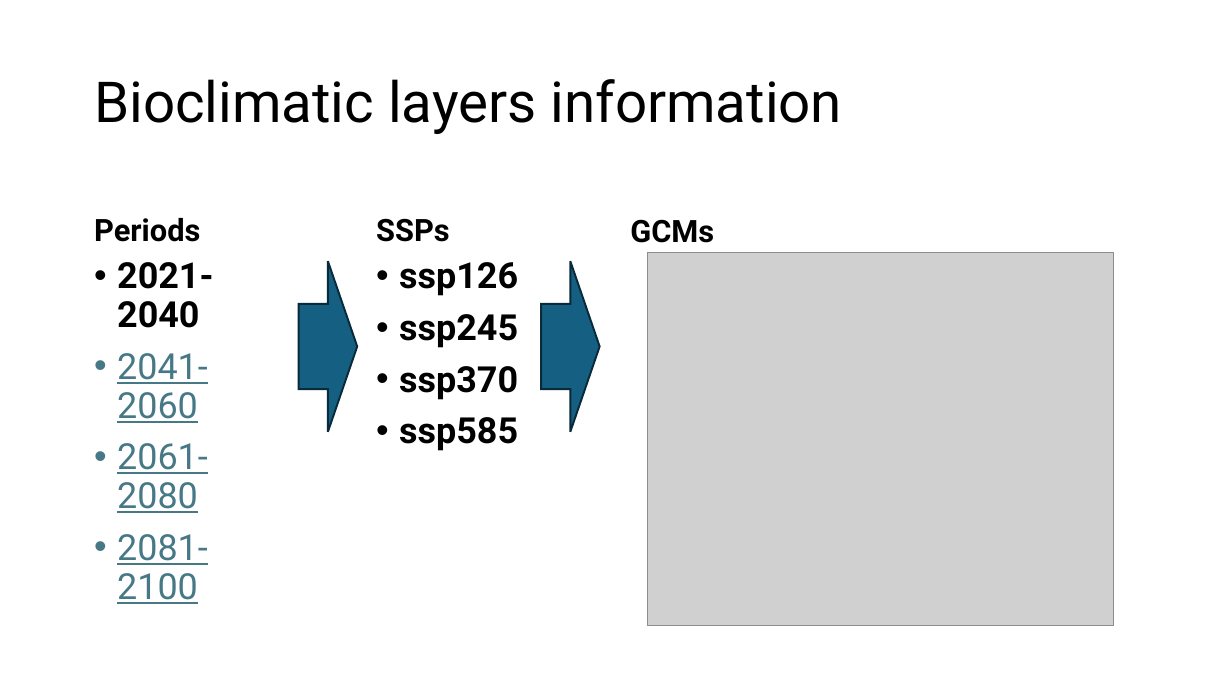
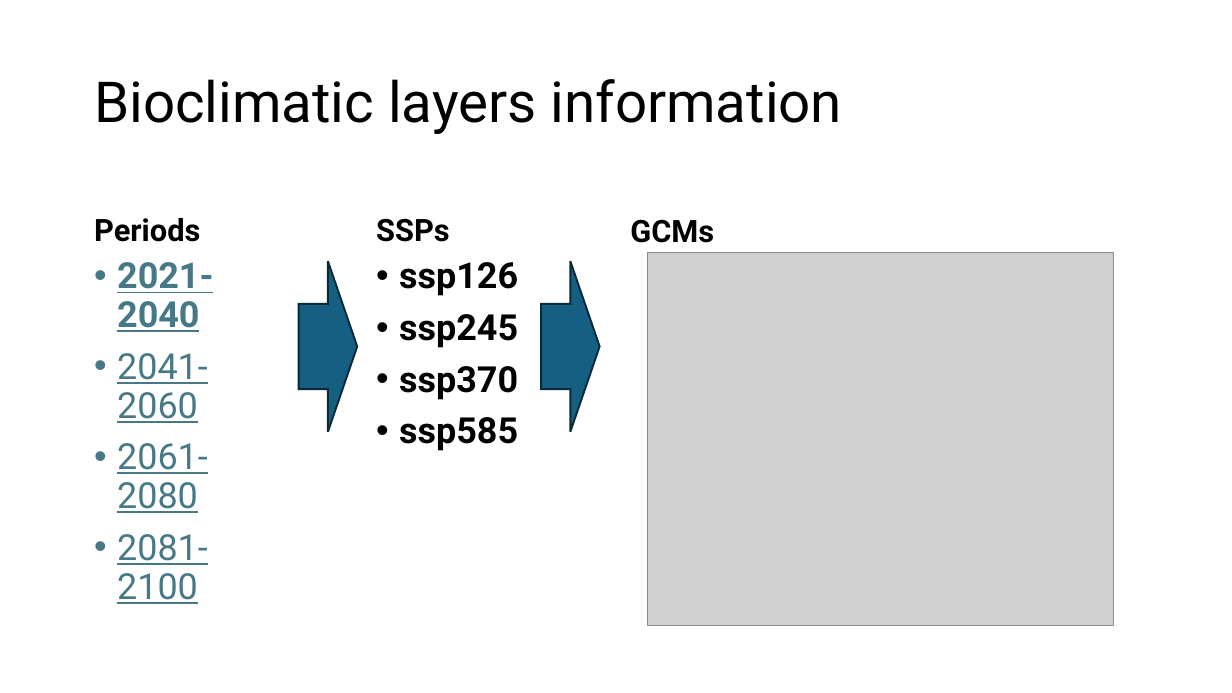
Before and after one commit to ccsosa/SDM_2026_2, a slide deck: slide 38 of 007_Climate_change/CLIMATE_CHANGE.pptx. Drawn at 1232x693 pixels with LibreOffice and Linux fonts; fonts in the diff are those of the drawing; grey boxes stand for pictures. Boxes give left, top, right and bottom in pixels: in the first picture for what was removed or moved away, otherwise in the second. Text is boxed around its words. In the diff, an @@ line names an element or a change of style, - is before the commit and + after.

```diff
--- a/007_Climate_change/CLIMATE_CHANGE.pptx
+++ b/007_Climate_change/CLIMATE_CHANGE.pptx
@@ text at (x1=117, y1=262, x2=213, y2=332): text colour #000000 to #467886, underline on in "2021-2040" @@
```
Also in this commit, not shown: 6 other slides changed, 1 slide added.
